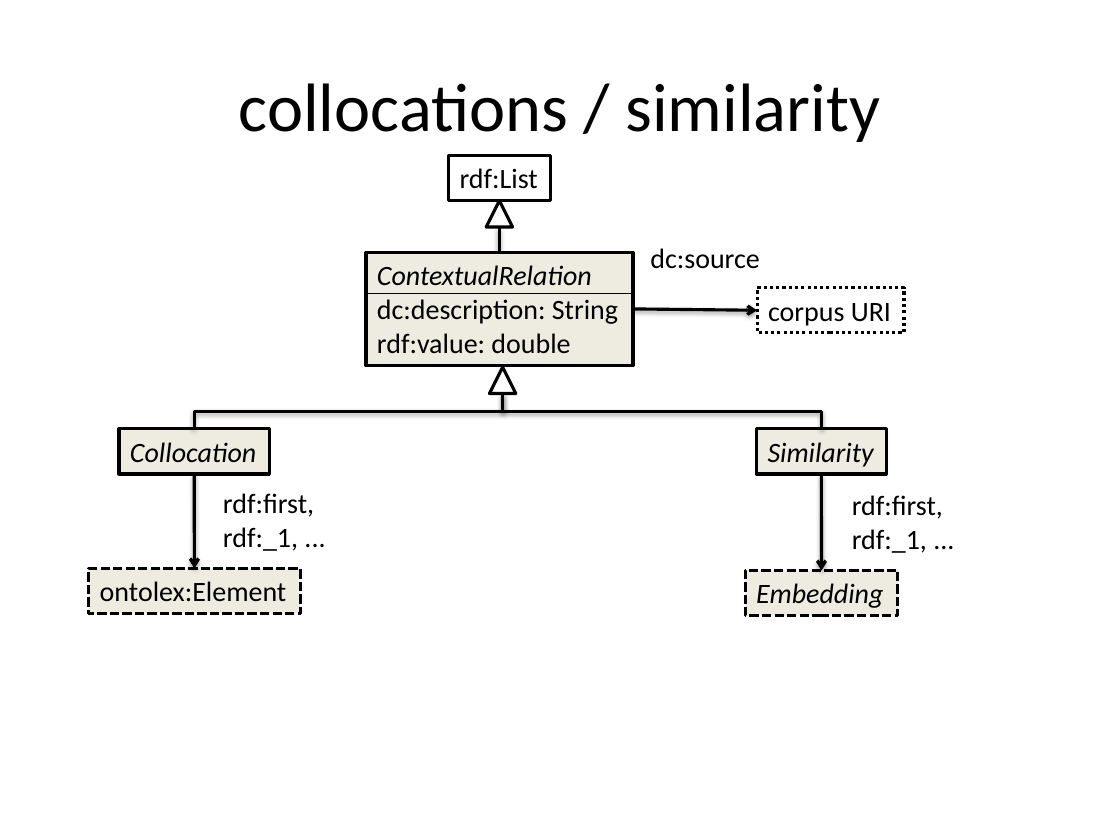
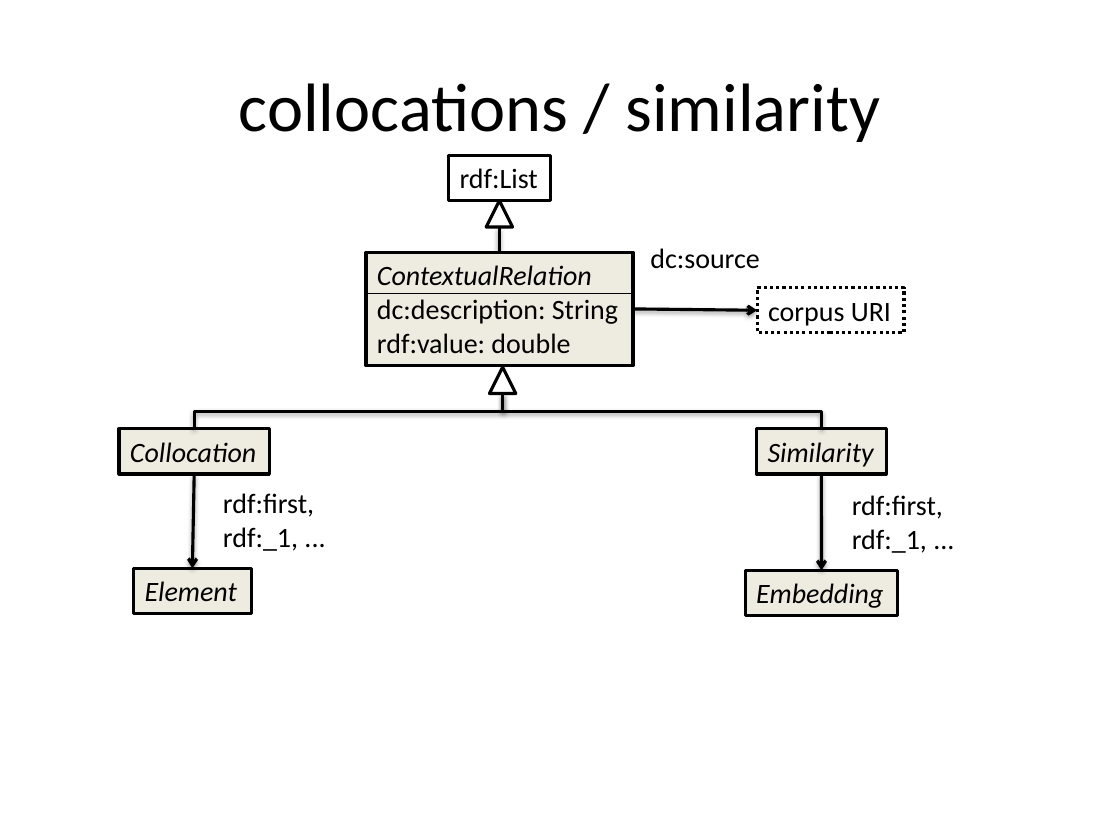
Before and after one commit to ontolex/frequency-attestation-corpus-information, a slide deck: slide 4 of img/source.pptx. Drawn at 1120x840 pixels with LibreOffice and Linux fonts; fonts in the diff are those of the drawing. Boxes give left, top, right and bottom in pixels: in the first picture for what was removed or moved away, otherwise in the second. Text is boxed around its words. In the diff, an @@ line names an element or a change of style, - is before the commit and + after.

```diff
--- a/img/source.pptx
+++ b/img/source.pptx
@@ rectangle "Element" at bbox=[133, 568, 251, 613]: outline #000000 2 pt dashed to #000000 2 pt @@
@@ rectangle "Element": place and size @@
-rectangle "Element" at bbox=[88, 568, 300, 613]
+rectangle "Element" at bbox=[133, 568, 251, 613]
@@ text in rectangle at bbox=[145, 581, 237, 602]: text changed; italic on @@
-ontolex:Element
+Element
@@ rectangle "Embedding" at bbox=[745, 570, 897, 615]: outline #000000 2 pt dashed to #000000 2 pt @@
```
Also in this commit, not shown: 7 other slides changed.
